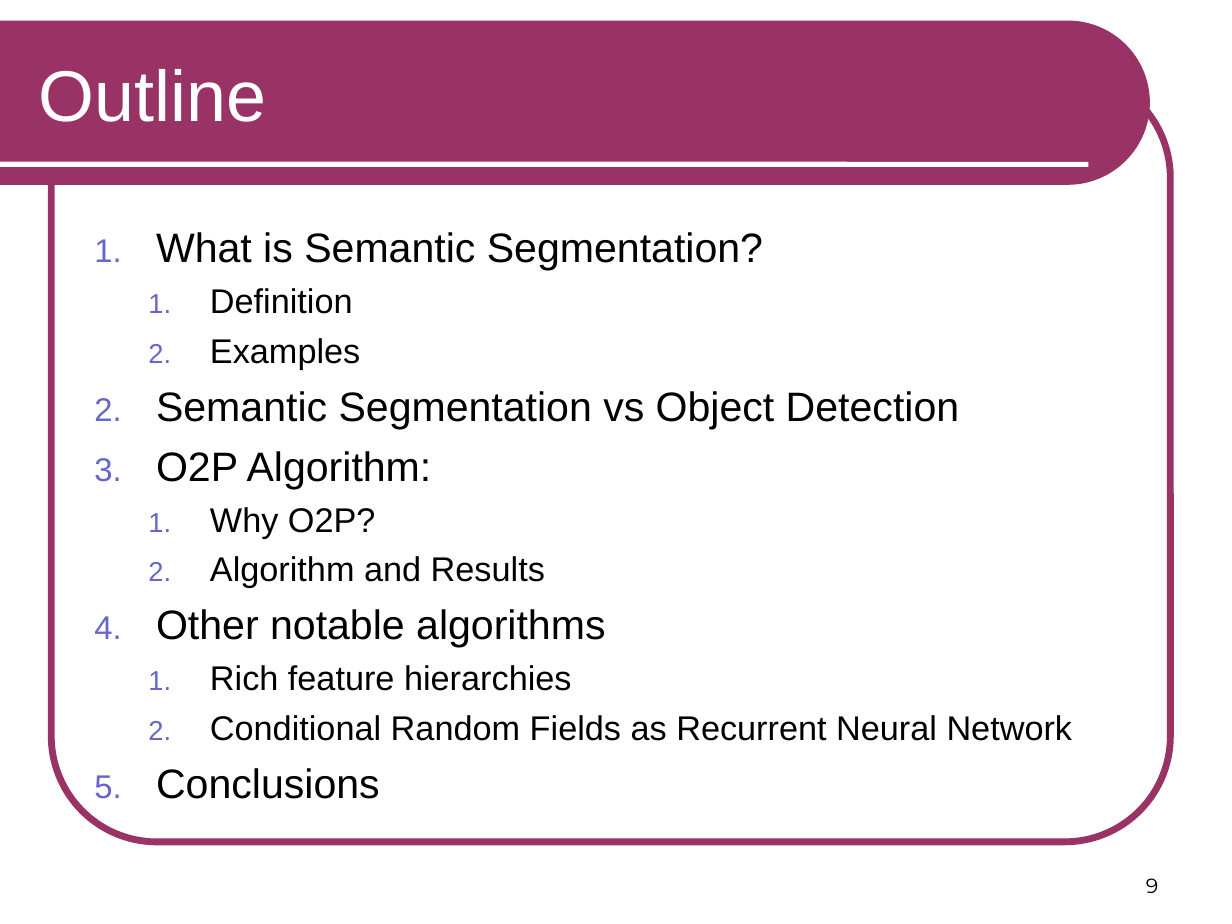
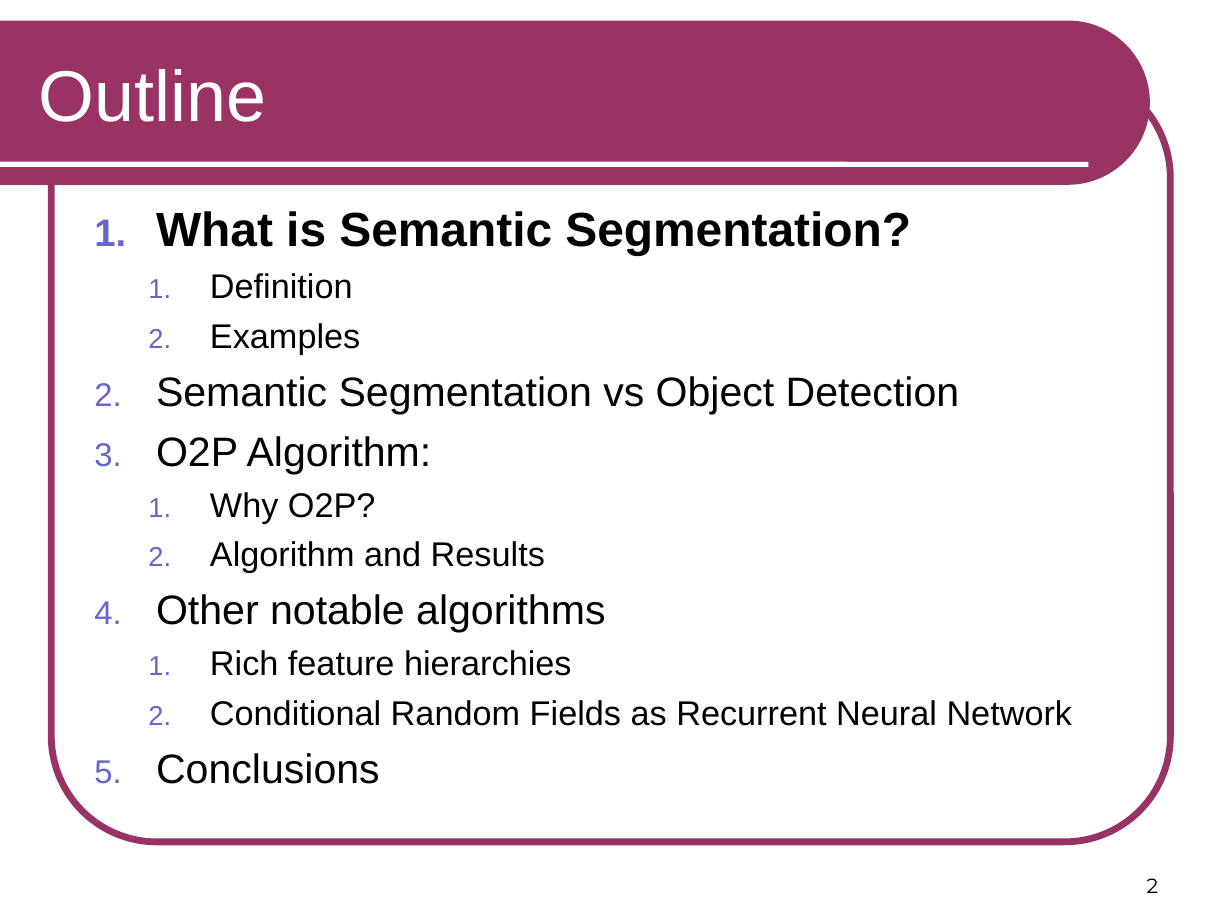
Before and after one commit to RSIP/SSI-SemanticSegmentation, a slide deck: slide 2 of template_slides.ppt (slide 9 before the commit). Drawn at 1232x924 pixels with LibreOffice and Linux fonts; fonts in the diff are those of the drawing. Boxes give left, top, right and bottom in pixels: in the first picture for what was removed or moved away, otherwise in the second. Text is boxed around its words. In the diff, an @@ line names an element or a change of style, - is before the commit and + after.

```diff
--- a/template_slides.ppt
+++ b/template_slides.ppt
@@ text "What is Semantic Segmentation?": place and size @@
-text "What is Semantic Segmentation?" at (156,232,1073,799)
+text "What is Semantic Segmentation?" at (156,211,1073,784)
@@ text at (156,211,911,255): size 24 to 28 pt, bold on in "What is Semantic Segmentation?"; more space between paragraphs @@
@@ page number at (1147,878,1159,893): text changed @@
-9
+2
```
Also in this commit, not shown: 9 other slides changed, 2 slides added, 1 slide removed.
